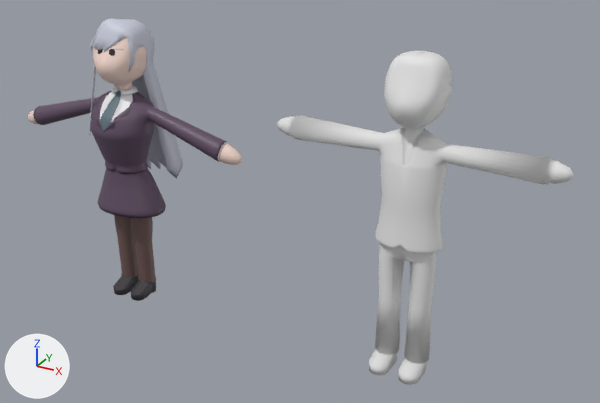
An edit to the Blender file 100Kano/Rentarou/Rentarou.blend, drawn before and after from the same camera.
The view is the same before and after, from a 50 mm lens placed at (3.54, -9.45, 5.99), pointed at (-1.86, 0.36, 1.08). The axes (+X, +Y, +Z) are drawn at lower left. The lights are the same throughout.
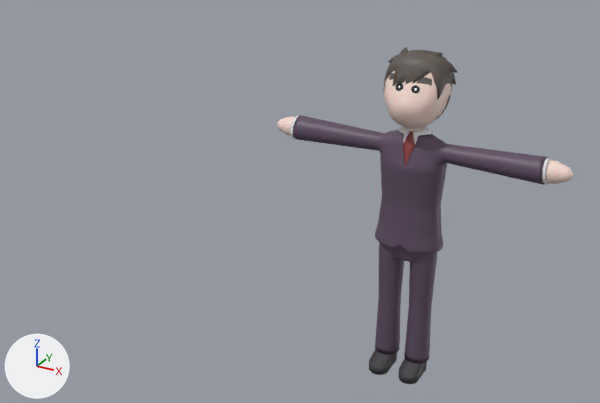
What changed in the scene script:
```text
Change me_sphere:
    used by ob_sphere; location = (0.0, 0.0, 3.17); scale = (0.473, 0.473, 0.473)
    remove me_sphere.from_pydata(...)  # 1095 vertices, 1089 faces; spans x 0.0..4.2, y -0.98..1.0, z -8.62..0.87
    add me_sphere.from_pydata(...)  # 3170 vertices, 3130 faces; spans x 0.0..4.2, y -0.98..1.0, z -8.61..0.87
    me_sphere part 1: 15 vertices moved from x 0.18..0.78, y -0.92..-0.11, z -8.62..-8.61 to x 0.18..0.78, y -0.92..-0.11, z -8.58..-8.56; 36 vertices removed from x 0.0..0.78, y -0.67..0.25, z -8.62..-1.18; 2113 vertices added at x 0.0..4.17, y -0.91..0.6, z -8.61..-1.01
    me_sphere part 2: 2 vertices removed from x 0.04, y -0.19..0.19, z 0.87
    me_sphere part 3: 272 faces spanning x 0.0..4.2, y -0.98..1.0, z -1.71..0.87 switch from no material to mat_skin (white #f9ddd2)
    me_sphere part 4: 418 faces spanning x 0.0..3.55, y -0.67..0.61, z -8.18..-1.23 switch from no material to mat_skirt (dark purple #5f4c62)
    me_sphere part 5: 18 faces spanning x 3.52..3.64, y -0.4..0.26, z -2.01..-1.35 switch from no material to mat_shirt (white #f3f3f7)
    me_sphere part 6: 32 faces spanning x 0.16..0.79, y -0.37..0.27, z -8.17..-8.13 switch from no material to mat_leggings (brown #6e5653)
    me_sphere part 7: 26 faces spanning x 0.18..0.78, y -0.92..-0.11, z -8.58..-8.17 switch from no material to mat_shoes_2 (black #413e42)
    add me_sphere.materials.append(mat_ren_tie)  # red #8e423f
    add me_sphere.materials.append(mat_solas_2)  # grey #746e72
Remove ob_sphere_001:
    ob_sphere_001 = bpy.data.objects.new('Sphere.001', me_sphere_001)
Remove ob_nanohair:
    ob_nanohair = bpy.data.objects.new('Nanohair', me_sphere_003)
Change ob_circle:
    ob_circle.location: (-4.67, -0.32, 3.12) -> (0.0, -0.35, 3.23)
    where _m = ob_circle.modifiers.new('Shrinkwrap', 'SHRINKWRAP')
    remove _m.target = ob_sphere_001
Change ob_empty_eye_close_l:
    ob_empty_eye_close_l.location: (-4.538, -0.322, 3.184) -> (0.133, -0.35, 3.292)
Change ob_empty_eye_close_r:
    ob_empty_eye_close_r.location: (-4.805, -0.322, 3.184) -> (-0.133, -0.35, 3.292)
Change ob_empty_iris_l:
    ob_empty_iris_l.location: (-4.568, -0.322, 3.12) -> (0.103, -0.35, 3.228)
Change ob_empty_iris_r:
    ob_empty_iris_r.location: (-4.774, -0.322, 3.12) -> (-0.103, -0.35, 3.228)
Change ob_sombracelhas:
    where _m = ob_sombracelhas.modifiers.new('Shrinkwrap', 'SHRINKWRAP')
    remove _m.target = ob_sphere_001
Add ob_ren_eyebrows:
    ob_ren_eyebrows = bpy.data.objects.new('Ren-eyebrows', me_cube)  # 252 vertices, 248 faces; spans x -4.64..4.64, y 0.62..0.98, z -0.2..1.22; in mat_ren_hair (dark grey #605852); modifiers SHRINKWRAP, SUBSURF
    ob_ren_eyebrows.location = (0.0, -0.37, 3.31)
    ob_ren_eyebrows.scale = (0.0636, 0.0636, 0.0636)
Add ob_ren_hair:
    ob_ren_hair = bpy.data.objects.new('Ren-hair', me_sphere_005)  # 686 vertices, 770 faces; spans x -0.9..0.93, y -0.75..1.08, z -0.95..1.01; in mat_ren_hair (dark grey #605852)
    ob_ren_hair.location = (0.0, 0.0, 3.17)
    ob_ren_hair.scale = (0.473, 0.473, 0.473)
```

What differs and where, as boxes (x1, y1, x2, y2) in the pictures (600 x 403 px):
'Sphere', reshaped: before (277, 51, 574, 385); after (277, 70, 574, 384)
'Sphere.001', deleted: before (28, 37, 242, 301)
    faces in mat_skirt (dark purple #5f4c62): (34, 90, 227, 218)
    faces in mat_leggings (brown #6e5653): (114, 215, 156, 283)
    faces in mat_skin (white #f9ddd2): (28, 37, 242, 165)
    faces in mat_shoes_2 (black #413e42): (113, 274, 156, 300)
    faces in mat_shirt (white #f3f3f7): (33, 86, 227, 162)
'Nanohair', deleted: before (89, 18, 183, 178)
'Ren-hair', added: after (383, 47, 458, 120)
'Circle', reshaped, moved: before (98, 49, 115, 56); after (396, 83, 420, 93)
'Ren-eyebrows', added: after (389, 73, 432, 86)
part 1 of me_sphere, built on: before (386, 128, 427, 383); after (277, 115, 574, 384)
part 3 of me_sphere, recoloured (grey to white): (384, 70, 574, 177) in both
part 4 of me_sphere, recoloured (grey to purple): (375, 132, 548, 266) in both
part 7 of me_sphere, recoloured (white to grey): (369, 349, 424, 384) in both
